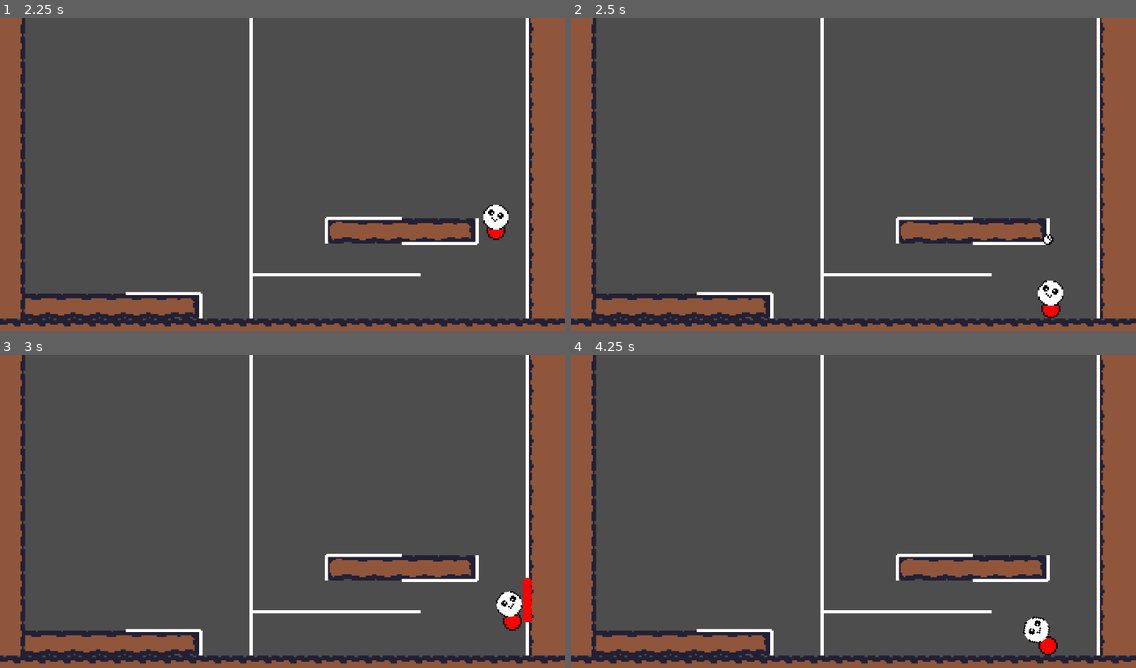
Above: before the commit, frames 1-4 (two rows, left to right).
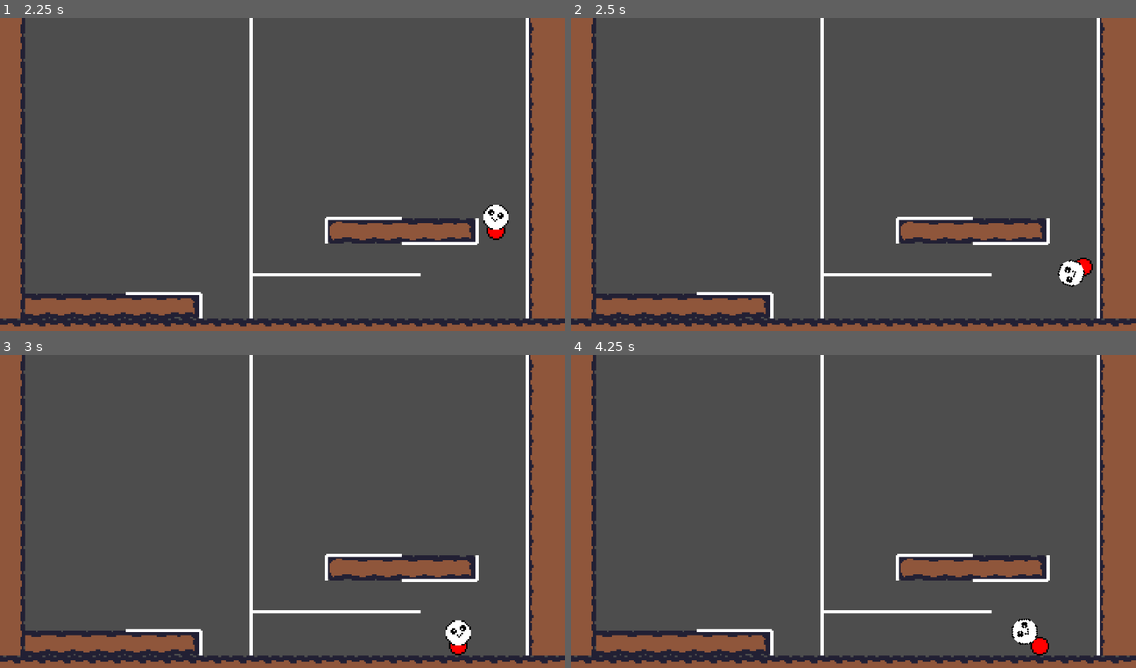
Above: after the commit, the same moments.

Repository: Victor-Boone/climbclimb
Game: Godot game, scene res://scenes/main.tscn
Same seed, same stepped clock (60 frames per second), same inputs: the game is played once before the commit and once after it.
Inputs:
- Up to frame 1 (2.25 s): hold Shift (climb) 0.53-1.28 s; hold D (move_right) 0.53-2.03 s; tap Space (jump) at 0.77, 1.52 s; tap Enter at 1.25 s; tap Shift (climb) at 1.35 s; hold A (move_left) from 2.03 s (still down); hold Shift (climb) from 2.03 s (still down)
- Up to frame 2 (2.5 s): keep holding A (move_left); keep holding Shift (climb)
- Up to frame 3 (3 s): release A (move_left) at 2.78 s; release Shift (climb) at 2.78 s; hold D (move_right) from 2.78 s (still down); tap Shift (climb) at 2.85 s
- Up to frame 4 (4.25 s): keep holding D (move_right); tap Space (jump) at 3.02, 3.77 s; hold Shift (climb) from 3.53 s (still down)

Frame 1 is identical in both runs. In frame 2, 0.9% of the frame differs, in the area x 82-93%, y 68-96%; in frame 3, 1.0%, in the area x 78-95%, y 71-96%; in frame 4, 0.6%.

Commit message:
Chose placement of two hands when starting to grip

Diff:
--- a/scripts/climbing_line.gd
+++ b/scripts/climbing_line.gd
@@ -54,11 +54,11 @@
 	var sup = tip
 	var inf = end
 	if not Geometry2D.is_point_in_circle(tip, center, radius):
-		var lambda = Geometry2D.segment_intersects_circle(tip, end, center, 1.1 * radius)
+		var lambda = Geometry2D.segment_intersects_circle(tip, end, center, radius)
 		if lambda == -1 : return []
 		sup = lambda * end + (1 - lambda) * tip
 	if not Geometry2D.is_point_in_circle(end, center, radius):
-		var lambda = Geometry2D.segment_intersects_circle(end, tip, center, 1.1 * radius)
+		var lambda = Geometry2D.segment_intersects_circle(end, tip, center, radius)
 		if lambda == -1 : return []
 		inf = lambda * tip + (1 - lambda) * end
 
--- a/scripts/slimecat.gd
+++ b/scripts/slimecat.gd
@@ -3,7 +3,7 @@
 
 @export var FLY_MODE: bool = false
 var throw_timer: float = 0.0
-@export var THROW_DELAY: float = 0.3
+@export var THROW_DELAY: float = 0.15
 
 # Movement related variables
 # - WALK_SPEED : Top speed while walking
@@ -87,11 +87,12 @@
 	var direction_x: float = Input.get_axis("move_left", "move_right")
 	var direction_y: float = Input.get_axis("move_up", "move_down")
 	var direction: Vector2 = Vector2(direction_x, direction_y)
-	var velocity: Vector2 = 0.5 * ($Head.velocity + $Butt.velocity)
-	if direction.length() > 1e-3 or is_gripped():
-		return direction
-	else:
-		return velocity
+	return direction
+	#var velocity: Vector2 = 0.5 * ($Head.velocity + $Butt.velocity)
+	#if direction.length() > 1e-3 or is_gripped():
+		#return direction
+	#else:
+		#return velocity
 
 
 func movement_manager() -> void:
@@ -227,12 +228,11 @@
 		$LeftHand.show()
 
 
-func gripping_score_of_point(point: Vector2) -> float:
-	""" Return the gripping score of a point (relative position). """
+func gripping_score_of_point(point: Vector2, direction : Vector2) -> float:
+	""" Return the gripping score of a point wrt direction (relative position). """
 	var center: Vector2 = get_grip_area_position()
-	var direction: Vector2 = get_Vector2_direction()
-	if direction.length() < 1e-3 :
-		return (point-center).length() # If no input pressed : favour points closest to body
+	if direction.length() < 1e-1 :
+		return exp(-(point-center).length()) # If no input pressed : favour points closest to body
 	var align_score  = direction.dot((point - center).normalized())
 	var normal_score = abs(direction.rotated(PI/2).dot((point - center).normalized()))
 	var norm = (point - center).length()
@@ -248,19 +248,19 @@
 	var radius: float = $GripArea/CollisionShape2D.get_shape().get_radius()
 	var points: Array[Vector2] = []
 	for object in collisions:
-		var object_points = object.grippable_points_wrt(global_center, 1.1*radius, direction)
+		var object_points = object.grippable_points_wrt(global_center, radius, direction)
 		for point in object_points:
 			points.push_back(point)
 	return points
 
 
-func choose_grip_point(points) -> Array[Vector2]:
+func choose_grip_point(points, direction) -> Array[Vector2]:
 	""" Grip a point (with available hand) """
 	var best_score = - INF
 	var best_point: Vector2 = Vector2.ZERO
 	for point in points:
 		point -= global_position
-		var score = gripping_score_of_point(point)
+		var score = gripping_score_of_point(point, direction)
 		if score >= 0.0 and score > best_score:
 			best_score = score
 			best_point = point
@@ -283,8 +283,9 @@
 			#hand_grip[RIGHT]["load"] = 0.5
 			#hand_grip[RIGHT]["point"] = grip_point
 		for hand in [LEFT, RIGHT] :
-			var points: Array[Vector2] = get_gripping_points(input_dir.rotated((2* hand - 1) * 0.1 * PI))
-			for grip_point in choose_grip_point(points): # haha HACKY
+			var rotated_input_dir : Vector2 = input_dir.rotated((2* hand - 1) * 0.01 * PI)
+			var points: Array[Vector2] = get_gripping_points(rotated_input_dir)
+			for grip_point in choose_grip_point(points, rotated_input_dir): # haha HACKY
 				hand_grip[hand]["load"] = 0.25
 				hand_grip[hand]["point"] = grip_point
 
@@ -300,7 +301,7 @@
 			# print("[Climbing] Trying to set a new hand")
 			# if the weak hand is too weak ( < 0.01 )
 			var points: Array[Vector2] = get_gripping_points(input_dir)
-			for grip_point in choose_grip_point(points): # haha HACKY
+			for grip_point in choose_grip_point(points, input_dir): # haha HACKY
 				hand_grip[weak_hand]["load"] = 0.25
 				hand_grip[weak_hand]["point"] = grip_point
 				hand_grip[strong_hand]["load"] = 0.75
